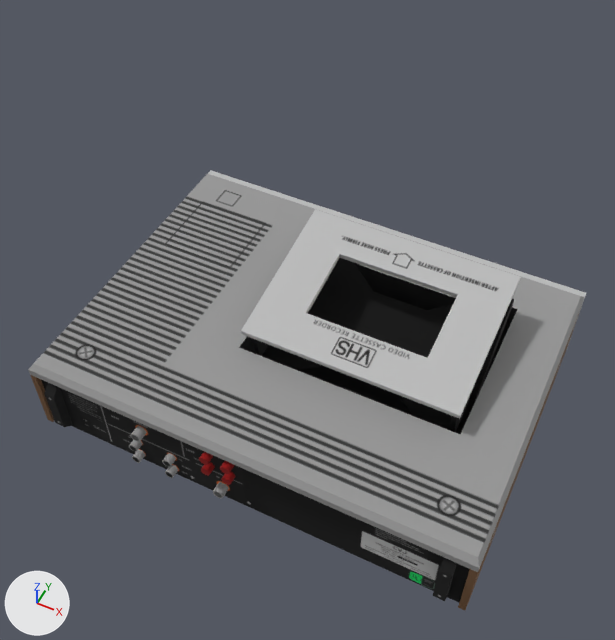
Renders of the Blender file Blends/prop-vcr.blend from each side of a commit.
Both versions are drawn from a 50 mm lens placed at (0.213, -0.447, 0.61), pointed at (0.003, -0.028, 0.086). Arrows for +X, +Y and +Z are at lower left; the lights stay in place. Mesh edges are drawn as thin lines on the coarser meshes.

Objects in the first picture: 'prop-vcr'.
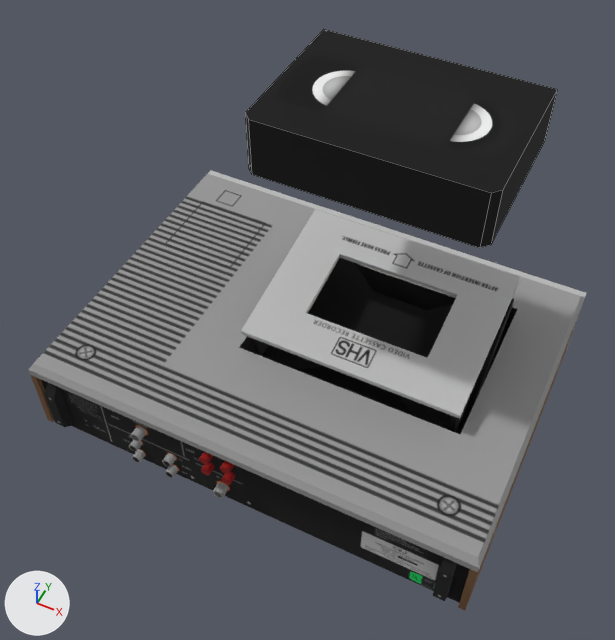
Commit message: starting vhs tape

What differs and where, as boxes [x1, y1, x2, y2] in the pictures (615 x 640 px):
'prop-vhs-tape', added (black): after [245, 29, 557, 248]

Diff of the bpy script that builds the scene:
```diff
--- a/Blends/prop-vcr.blend.py
+++ b/Blends/prop-vcr.blend.py
@@ img_prop_vhs_tape_diffuse_png @@
+img_prop_vhs_tape_diffuse_png = load_image('prop-vhs-tape-diffuse.png', '../Textures/prop-vhs-tape-diffuse.png', 1024, 1024, 'sRGB')
@@ mat_tape @@
+mat_tape = principled_material('tape')
+mat_tape.texture = img_prop_vhs_tape_diffuse_png
+mat_tape.roughness = 1.0
@@ me_prop_vhs_tape @@
+me_prop_vhs_tape.from_pydata(...)  # 14 vertices, 9 faces; spans x -0.089..0.089, y -0.065..0.065, z -0.023..0.023
+me_prop_vhs_tape.materials.append(mat_tape)  # picture img_prop_vhs_tape_diffuse_png
@@ ob_prop_vhs_tape @@
+ob_prop_vhs_tape = bpy.data.objects.new('prop-vhs-tape', me_prop_vhs_tape)
+ob_prop_vhs_tape.location = (0.05, 0.0224, 0.2564)
+_m = ob_prop_vhs_tape.modifiers.new('EdgeSplit', 'EDGE_SPLIT')
+_m.use_edge_angle = False
```
